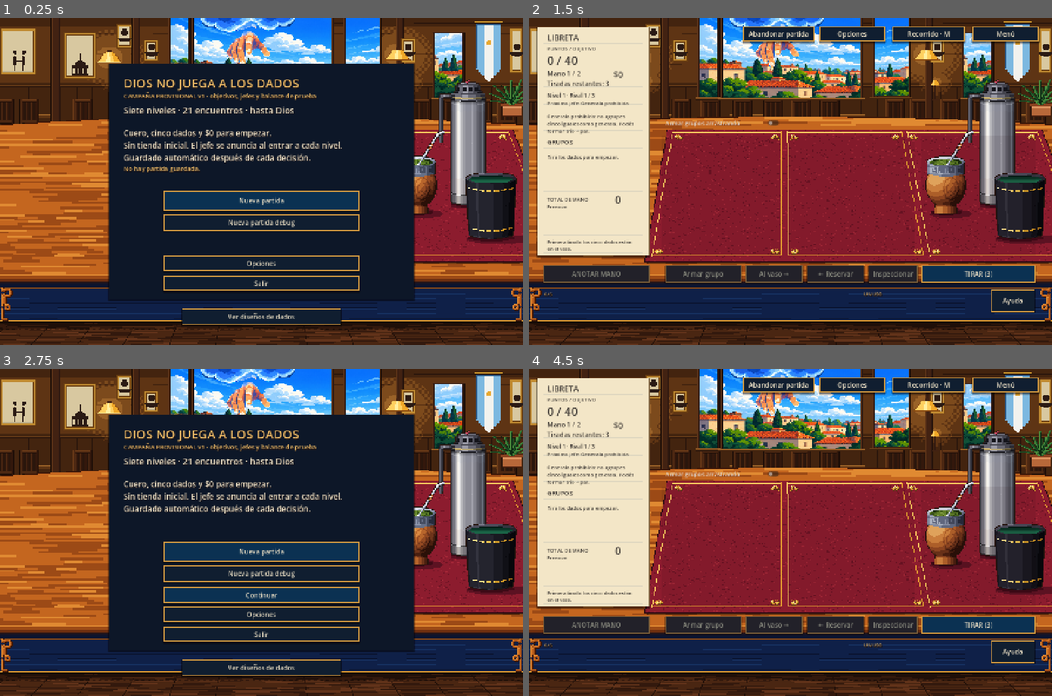
Above: before the commit, frames 1-4 (two rows, left to right).
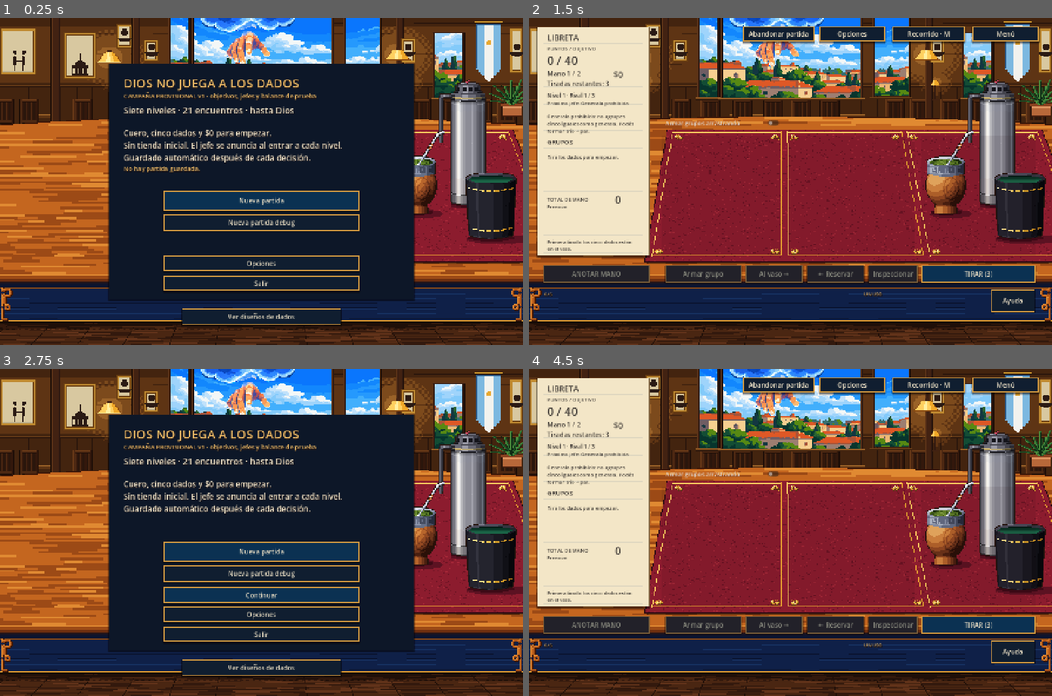
Above: after the commit, the same moments.

Repository: nicookazan/project-dice
Game: Godot game, scene res://main.tscn
The game is run twice, just before and just after one commit, with the same random seed, the same clock (stepped at 60 frames per second) and the same inputs.
Inputs:
- Up to frame 1 (0.25 s): no input
- Up to frame 2 (1.5 s): click "Nueva partida" at 0.5 s; click "Empezar primer encuentro" at 1.25 s
- Up to frame 3 (2.75 s): click "Menú" at 2 s
- Up to frame 4 (4.5 s): click "Nueva partida debug" at 2.75 s; click "Seguir jugando" at 3.5 s; click "Continuar" at 4.25 s

The runs differ from the first frame. In frame 1, 0.8% of the frame differs, in the area x 32-89%, y 0-23%; in frame 2, 1.9%; in frame 3, 0.8%; in frame 4, 1.9%, in the area x 32-89%, y 0-25%.

Commit message:
Exteriores de las ventanas en pixel art, fieles al original
- Los seis exteriores se convierten a la grilla lógica con una paleta
  corta por ambiente (20 a 24 colores), sin redibujar y conservando las
  estrellas.
- Se usan los límites reales de los paneles de la hoja original: se
  elimina la línea clara que se colaba al pie de noche y espacio.
- Atlas con margen repetido por celda y mapeo exacto 1 px lógico = 2x2.
- Generador: tools/art/make_exteriores.py. Documentación actualizada.

Co-Authored-By: Claude Sonnet 5.5 <noreply@anthropic.com>

Diff:
--- a/scripts/backdrop.gd
+++ b/scripts/backdrop.gd
@@ -2,7 +2,7 @@
 const ART = preload("res://assets/art/club-table-v2.png")
 const SHOP_ART = preload("res://assets/art/shop-table-v1.png")
 const SELLER_ART = preload("res://assets/art/pixel-v3/tienda-v3.png")
-const EXTERIORS = preload("res://assets/art/environment-v2/exteriores-v2.png")
+const EXTERIORS = preload("res://assets/art/pixel-v3/exteriores-v3.png")
 const TABLE_PROPS = preload("res://assets/art/environment-v2/mesa-proporciones-v3.png")
 const CLEAN_TABLE = preload("res://assets/art/environment-v2/mesa-libreta-frontal-v1.png")
 const CUP_TABLE_ART = preload("res://assets/art/environment-v2/vaso-cuero-negro-mesa-v2.png")
@@ -88,7 +88,8 @@
 			for y in range(int(window.position.y), int(window.end.y), 25):
 				draw_rect(Rect2(window.position.x, y, window.size.x, minf(22, window.end.y - y)), Color("654936"))
 		else:
-			var source := Rect2(origin + (window.position - panorama.position) / panorama.size * cell, window.size / panorama.size * cell)
+			# Pixel-v3 panels are 401×110 logical px: every logical pixel lands on a 2×2 block of the window.
+			var source := Rect2(origin + (window.position - panorama.position) / 2.0, window.size / 2.0)
 			draw_texture_rect_region(EXTERIORS, window, source)
 	# Pixel-v3 table (wood, felt, front, floor) over the old plate; the room above it stays.
 	if not shop_mode: draw_texture_rect(TABLE_V3, Rect2(0, 272, 1440, 628), false)
Binary file added: assets/art/pixel-v3/exteriores-v3.png
Not shown, added: assets/art/pixel-v3/exteriores-v3.png.import
Not shown, changed: ART-PROMPTS.md
Not shown, changed: docs/PLAN-ARTE-PIXEL.md
Not shown, added: tools/art/make_exteriores.py
